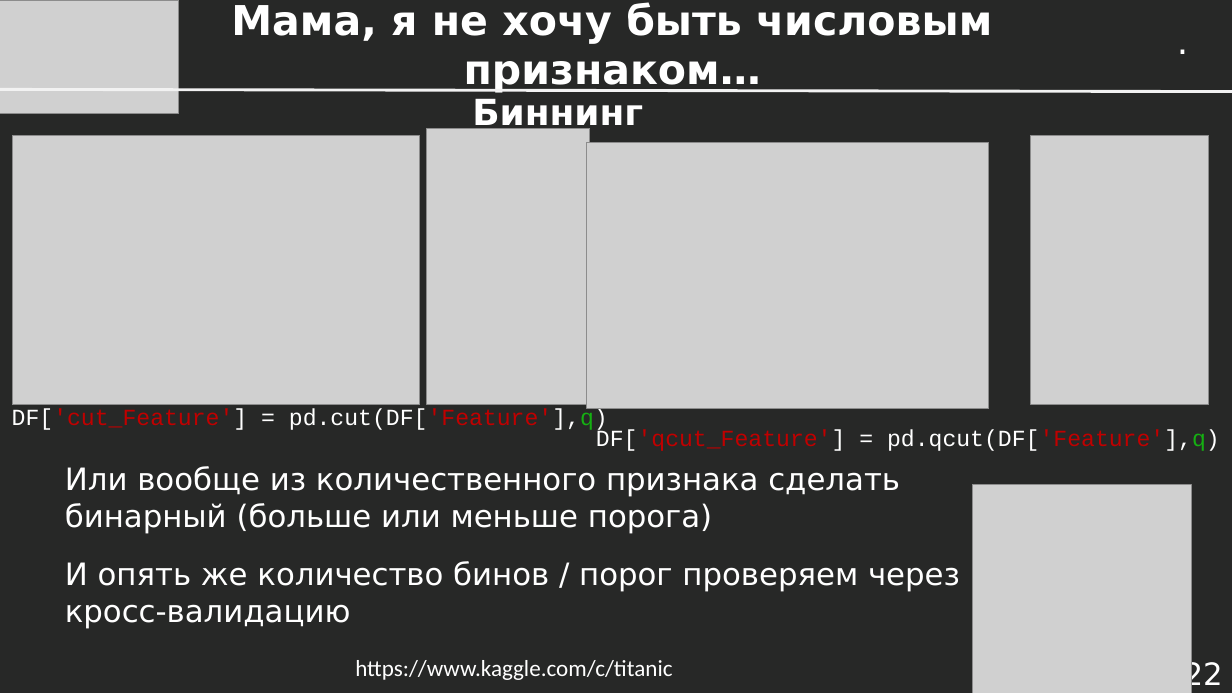
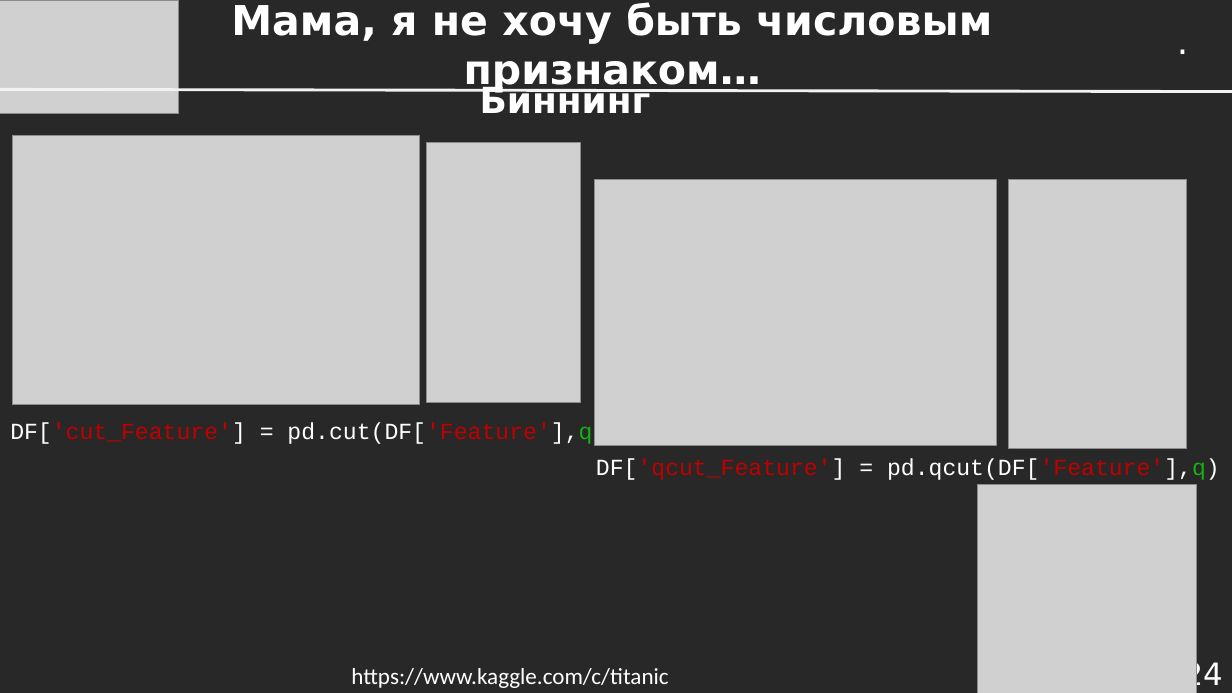
Before and after one commit to dayekb/Study, a slide deck: slide 24 of rus/UrFU/SberML/2023/Presentations/Лекция 1.10 - Кросс-валидация и Конструирование Признаков.pptx (slide 22 before the commit). Drawn at 1232x693 pixels with LibreOffice and Linux fonts; fonts in the diff are those of the drawing; grey boxes stand for pictures. Boxes give left, top, right and bottom in pixels: in the first picture for what was removed or moved away, otherwise in the second. Text is boxed around its words. In the diff, an @@ line names an element or a change of style, - is before the commit and + after.

```diff
--- a/rus/UrFU/SberML/2023/Presentations/Лекция 1.10 - Кросс-валидация и Конструирование Признаков.pptx
+++ b/rus/UrFU/SberML/2023/Presentations/Лекция 1.10 - Кросс-валидация и Конструирование Признаков.pptx
@@ text "Биннинг" rewrapped from <box>472,98,643,133</box> to <box>480,85,651,113</box> @@
@@ picture: place and size @@
-picture at <box>427,128,591,405</box>
+picture at <box>427,143,580,404</box>
@@ picture: place and size @@
-picture at <box>587,143,989,409</box>
+picture at <box>594,179,996,445</box>
@@ picture: place and size @@
-picture at <box>1031,136,1210,405</box>
+picture at <box>1009,179,1188,448</box>
@@ text "DF['cut_Feature'] = pd.cut(DF['Feature'],q)": place and size @@
-text "DF['cut_Feature'] = pd.cut(DF['Feature'],q)" at <box>12,408,608,432</box>
+text "DF['cut_Feature'] = pd.cut(DF['Feature'],q)" at <box>10,422,606,446</box>
@@ text "DF['qcut_Feature'] = pd.qcut(DF['Feature'],q)": place and size @@
-text "DF['qcut_Feature'] = pd.qcut(DF['Feature'],q)" at <box>596,430,1220,451</box>
+text "DF['qcut_Feature'] = pd.qcut(DF['Feature'],q)" at <box>596,459,1220,480</box>
@@ text removed at <box>65,466,900,534</box> @@
-Или вообще из количественного признака сделать бинарный (больше или меньше порога)
@@ picture: place and size @@
-picture at <box>973,485,1192,693</box>
+picture at <box>978,485,1197,693</box>
@@ text removed at <box>65,561,960,629</box> @@
-И опять же количество бинов / порог проверяем через кросс-валидацию
@@ text "https://www.kaggle.com/c/titanic": place and size @@
-text "https://www.kaggle.com/c/titanic" at <box>355,660,672,680</box>
+text "https://www.kaggle.com/c/titanic" at <box>351,668,668,688</box>
@@ page number at <box>1184,660,1223,692</box>: text changed @@
-22
+24
```
Also in this commit, not shown: 10 other slides changed, 12 slides added, 3 other files.
